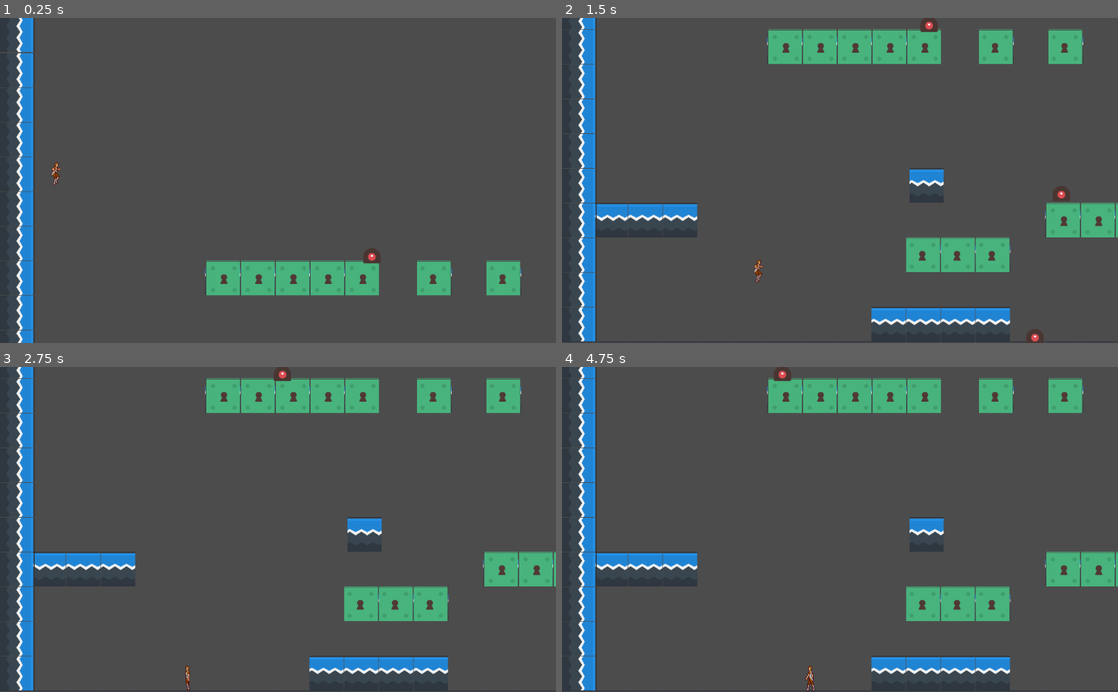
Above: before the commit, frames 1-4 (two rows, left to right).
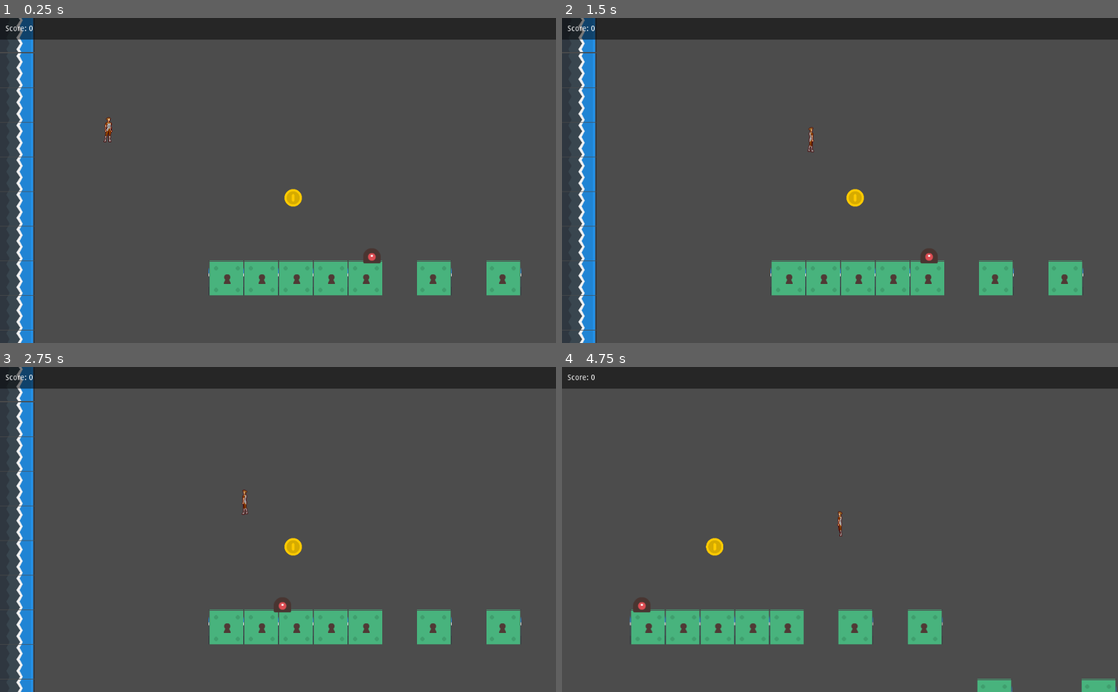
Above: after the commit, the same moments.

Repository: KFoster23/04-2D-Platformer
Game: Godot game, scene res://Levels/Level2.tscn
The game is run twice, just before and just after one commit, with the same random seed, the same clock (stepped at 60 frames per second) and the same inputs. This scene is started directly instead of the project's main scene.
Inputs:
- Up to frame 1 (0.25 s): no input
- Up to frame 2 (1.5 s): hold D (right) from 0.53 s (still down)
- Up to frame 3 (2.75 s): release D (right) at 2.03 s; hold A (left) from 2.03 s (still down)
- Up to frame 4 (4.75 s): release A (left) at 2.78 s; hold D (right) 2.78-4.28 s; hold A (left) from 4.28 s (still down)

The runs differ from the first frame. In frame 1, 7.4% of the frame differs, in the area x 0-100%, y 0-86%; in frame 2, 21%; in frame 3, 21%; in frame 4, 25%, in the area x 0-100%, y 0-100%.

Commit message:
Finished everything, waiting for professor's notes on how to fix floating player

Diff:
--- /dev/null
+++ b/Coins/Coin.gd
@@ -0,0 +1,19 @@
+extends Area2D
+
+export var score = 10
+
+func _save():
+	var save_dict = {
+		"filename" : get_filename(),
+		"parent" : get_parent().get_path(),
+		"pos_x" : position.x, # Vector2 is not supported by JSON
+		"pos_y" : position.y,
+		"score" : score
+	}
+	return save_dict
+
+
+func _on_Coin_body_entered(body):
+	if body.name == "Player":
+		Global.increase_score(score)
+		queue_free()
--- /dev/null
+++ b/Coins/Coin.tscn
@@ -0,0 +1,16 @@
+[gd_scene load_steps=3 format=2]
+
+[ext_resource path="res://Assets/coin_01.png" type="Texture" id=1]
+[ext_resource path="res://Coins/Coin.gd" type="Script" id=2]
+
+[node name="Coin" type="Area2D" groups=[
+"persist",
+]]
+script = ExtResource( 2 )
+
+[node name="Sprite" type="Sprite" parent="."]
+texture = ExtResource( 1 )
+
+[node name="CollisionPolygon2D" type="CollisionPolygon2D" parent="."]
+polygon = PoolVector2Array( 25, -63.3, 37, -58.3, 37, -57, 50, -47, 50, -44.8, 60, -33.8, 60, -31.6, 64, -24.2, 64, 24.1, 62.6, 30, 61.1, 30, 51.1, 46, 49.8, 46, 38.8, 57, 36.5, 57, 24.1, 64, -24.5, 64, -40, 56.2, -40, 54.9, -52, 44.9, -52, 42.8, -59, 35.8, -59, 33.5, -64, 24.2, -64, -23, -59.4, -35, -58, -35, -45, -52, -42.8, -52, -35.8, -59, -33.3, -59, -21.7, -64, 25, -64 )
+[connection signal="body_entered" from="." to="." method="_on_Coin_body_entered"]
--- a/Enemies/Enemy1.gd
+++ b/Enemies/Enemy1.gd
@@ -1,13 +1,16 @@
 extends KinematicBody2D
 
-var start_position = Vector2(4300,-100)
+var start_position =[
+	Vector2(4300,-100)
+	,Vector2(2300,-100)
+]
 var player = null
 var nav = null
 
 var speed = 100
 
 func _ready():
-	position = start_position
+	position = start_position[Global.save_data["level"] -1]
 
 func _physics_process(_delta):
 	if nav == null:
--- a/Global.gd
+++ b/Global.gd
@@ -1,6 +1,91 @@
 extends Node
 
 
+var save_data = {
+	"level": 1
+	,"score":0
+	,"timer":0
+}
+
+var levels = [
+	load("res://Levels/Level1.tscn")\
+	,load("res://Levels/Level2.tscn")
+]
+
+var save_file = "user://save.dat"
+var key = "pancake"
+
+func _ready():
+	pause_mode = Node.PAUSE_MODE_PROCESS
+
 func _unhandled_input(_event):
-	if Input.is_action_pressed("quit"):
-		get_tree().quit()
+	if Input.is_action_just_pressed("quit"):
+		var menu = get_node_or_null("/root/Game/UI/Menu")
+		if menu != null:
+			if not menu.visible:
+				menu.show()
+				get_tree().paused = true
+			else:
+				menu.hide()
+				get_tree().paused = false
+
+func increase_score(s):
+	save_data["score"] += s
+	var hud = get_node_or_null("/root/Game/UI/HUD")
+	if hud != null:
+		hud.update_score()
+
+
+
+func save_game():
+	var save_game = File.new()
+	save_game.open_encrypted_with_pass(save_file, File.WRITE, key)
+
+	var save_nodes = get_tree().get_nodes_in_group("Persist")
+	for node in save_nodes:
+		if node.filename.empty():
+			print("persistent node '%s' is not an instanced scene, skipped" % node.name)
+			continue
+		if !node.has_method("save"):
+			print("persistent node '%s' is missing a save() function, skipped" % node.name)
+			continue
+		var node_data = node.call("save")
+		save_game.store_line(to_json(node_data))
+	save_game.close()
+
+
+func load_data():
+	var save_game = File.new()
+	save_game.open_encrypted_with_pass(save_file, File.WRITE, key)
+
+	parse_json(save_game.get_line())
+	increase_score(0)
+
+	var save_nodes = get_tree().get_nodes_in_group("persist")
+	for node in save_nodes:
+		node.queue_free()
+
+	while save_game.get_position() < save_game.get_len():
+		var node_data = parse_json(save_game.get_line())
+
+		var new_object = load(node_data["filename"]).instance()
+		get_node(node_data["parent"]).add_child(new_object)
+		new_object.position = Vector2(node_data["pos_x"], node_data["pos_y"])
+		for i in node_data.keys():
+			if i == "filename" or i == "parent" or i == "pos_x" or i == "pos_y":
+				continue
+			new_object.set(i, node_data[i])
+	save_game.close()
+	get_tree().paused = false
+
+func load_game():
+	var save_game = File.new()
+	if not save_game.file_exists(save_file):
+		return
+
+	save_game.open_encrypted_with_pass(save_file, File.WRITE, key)
+	save_data = parse_json(save_game.get_line())
+	save_game.close()
+
+	var _scene = get_tree().change_scene_to(levels[save_data["level"]-1])
+	call_deferred("load_data")
--- /dev/null
+++ b/Levels/Door.gd
@@ -0,0 +1,11 @@
+extends Area2D
+
+
+func _ready():
+	pass
+
+
+func _on_Door_body_entered(_body):
+	if Global.save_data ["level"] == 1:
+		Global.save_data ["level"] = 2
+		var _s = get_tree().change_scene("res://Levels/Level2.tscn")
--- a/Levels/Level1.tscn
+++ b/Levels/Level1.tscn
@@ -1,10 +1,14 @@
-[gd_scene load_steps=20 format=2]
+[gd_scene load_steps=24 format=2]
 
 [ext_resource path="res://Assets/spritesheet_complete.png" type="Texture" id=1]
 [ext_resource path="res://Camera.gd" type="Script" id=2]
 [ext_resource path="res://Player/Player_Container.gd" type="Script" id=3]
 [ext_resource path="res://Enemies/Enemies.gd" type="Script" id=4]
 [ext_resource path="res://Enemies/Enemy2.tscn" type="PackedScene" id=5]
+[ext_resource path="res://Coins/Coin.tscn" type="PackedScene" id=6]
+[ext_resource path="res://UI/UI.tscn" type="PackedScene" id=7]
+[ext_resource path="res://Levels/Door.gd" type="Script" id=9]
+[ext_resource path="res://Assets/doorRed.png" type="Texture" id=10]
 
 [sub_resource type="NavigationPolygon" id=1]
 vertices = PoolVector2Array( 1280, 840, 4104, 816, 4152, 816, 4152, 880, 2616, 904, 1848, 704, 2496, 640, 2696, 640, 35 …(978 unchanged characters)…
@@ -226,3 +230,32 @@
 limit_right = 4365
 limit_bottom = 1027
 script = ExtResource( 2 )
+
+[node name="Door" type="Area2D" parent="."]
+position = Vector2( 3988, 551.801 )
+script = ExtResource( 9 )
+
+[node name="Sprite" type="Sprite" parent="Door"]
+position = Vector2( 10, 40 )
+texture = ExtResource( 10 )
+
+[node name="CollisionPolygon2D" type="CollisionPolygon2D" parent="Door"]
+position = Vector2( 10, 40 )
+polygon = PoolVector2Array( 32, 32, -32, 32, -32, -32, 32, -32 )
+
+[node name="Coins" type="Node2D" parent="."]
+
+[node name="Coin" parent="Coins" instance=ExtResource( 6 )]
+position = Vector2( 546.4, 391 )
+scale = Vector2( 0.25, 0.25 )
+
+[node name="Coin2" parent="Coins" instance=ExtResource( 6 )]
+position = Vector2( 2100, 480.6 )
+scale = Vector2( 0.25, 0.25 )
+
+[node name="Coin3" parent="Coins" instance=ExtResource( 6 )]
+position = Vector2( 1332, 728.6 )
+scale = Vector2( 0.25, 0.25 )
+
+[node name="UI" parent="." instance=ExtResource( 7 )]
+[connection signal="body_entered" from="Door" to="Door" method="_on_Door_body_entered"]
--- a/Levels/Level2.tscn
+++ b/Levels/Level2.tscn
@@ -1,54 +1,55 @@
-[gd_scene load_steps=21 format=2]
+[gd_scene load_steps=22 format=2]
 
 [ext_resource path="res://Enemies/Enemies.gd" type="Script" id=1]
 [ext_resource path="res://Player/Player_Container.gd" type="Script" id=2]
 [ext_resource path="res://Camera.gd" type="Script" id=3]
 [ext_resource path="res://Enemies/Enemy2.tscn" type="PackedScene" id=4]
 [ext_resource path="res://Assets/spritesheet_complete.png" type="Texture" id=5]
-[ext_resource path="res://Player/Player.tscn" type="PackedScene" id=6]
-
-[sub_resource type="NavigationPolygon" id=14]
+[ext_resource path="res://Coins/Coin.tscn" type="PackedScene" id=6]
+[ext_resource path="res://UI/UI.tscn" type="PackedScene" id=7]
+
+[sub_resource type="NavigationPolygon" id=1]
 vertices = PoolVector2Array( 1280, 840, 4104, 816, 4152, 816, 4152, 880, 2616, 904, 1848, 704, 2496, 640, 2696, 640, 35 …(978 unchanged characters)…
 polygons = [ PoolIntArray( 0, 1, 2, 3, 4 ), PoolIntArray( 5, 6, 7, 8, 9 ), PoolIntArray( 10, 11, 12, 13, 14 ), PoolIntA …(2069 unchanged characters)…
 outlines = [ PoolVector2Array( 56, 0, 56, 0, 56, 760, 248, 768, 256, 832, 64, 824, 64, 1008, 568, 1016, 568, 952, 840,  …(1349 unchanged characters)…
 
-[sub_resource type="OccluderPolygon2D" id=1]
-polygon = PoolVector2Array( 64, 64, 0, 64, 0, 0, 64, 0 )
-
-[sub_resource type="ConvexPolygonShape2D" id=2]
-points = PoolVector2Array( 64, 64, 0, 64, 0, 0, 64, 0 )
-
-[sub_resource type="OccluderPolygon2D" id=3]
+[sub_resource type="OccluderPolygon2D" id=2]
+polygon = PoolVector2Array( 64, 64, 0, 64, 0, 0, 64, 0 )
+
+[sub_resource type="ConvexPolygonShape2D" id=3]
+points = PoolVector2Array( 64, 64, 0, 64, 0, 0, 64, 0 )
+
+[sub_resource type="OccluderPolygon2D" id=4]
 polygon = PoolVector2Array( 0.655029, 64, 0.655029, 62.5415, 61.855, 1.34149, 63.055, 64 )
 
-[sub_resource type="ConvexPolygonShape2D" id=4]
+[sub_resource type="ConvexPolygonShape2D" id=5]
 points = PoolVector2Array( 0, 63.7415, 0, 62.5415, 64, 1.34149, 64, 62.5415 )
 
-[sub_resource type="OccluderPolygon2D" id=5]
-polygon = PoolVector2Array( 64, 64, 0, 64, 0, 0, 64, 0 )
-
-[sub_resource type="ConvexPolygonShape2D" id=6]
-points = PoolVector2Array( 64, 64, 0, 64, 0, 0, 64, 0 )
-
-[sub_resource type="OccluderPolygon2D" id=7]
-polygon = PoolVector2Array( 64, 64, 0, 64, 0, 0, 64, 0 )
-
-[sub_resource type="ConvexPolygonShape2D" id=8]
-points = PoolVector2Array( 64, 64, 0, 64, 0, 0, 64, 0 )
-
-[sub_resource type="OccluderPolygon2D" id=9]
-polygon = PoolVector2Array( 64, 64, 0, 64, 0, 0, 64, 0 )
-
-[sub_resource type="ConvexPolygonShape2D" id=10]
-points = PoolVector2Array( 64, 64, 0, 64, 0, 0, 64, 0 )
-
-[sub_resource type="OccluderPolygon2D" id=11]
+[sub_resource type="OccluderPolygon2D" id=6]
+polygon = PoolVector2Array( 64, 64, 0, 64, 0, 0, 64, 0 )
+
+[sub_resource type="ConvexPolygonShape2D" id=7]
+points = PoolVector2Array( 64, 64, 0, 64, 0, 0, 64, 0 )
+
+[sub_resource type="OccluderPolygon2D" id=8]
+polygon = PoolVector2Array( 64, 64, 0, 64, 0, 0, 64, 0 )
+
+[sub_resource type="ConvexPolygonShape2D" id=9]
+points = PoolVector2Array( 64, 64, 0, 64, 0, 0, 64, 0 )
+
+[sub_resource type="OccluderPolygon2D" id=10]
+polygon = PoolVector2Array( 64, 64, 0, 64, 0, 0, 64, 0 )
+
+[sub_resource type="ConvexPolygonShape2D" id=11]
+points = PoolVector2Array( 64, 64, 0, 64, 0, 0, 64, 0 )
+
+[sub_resource type="OccluderPolygon2D" id=12]
 polygon = PoolVector2Array( 0, 0, 0, 0, 64, 64, 0, 64 )
 
-[sub_resource type="ConvexPolygonShape2D" id=12]
+[sub_resource type="ConvexPolygonShape2D" id=13]
 points = PoolVector2Array( 0, 0, 0, 0, 64, 64, 0, 64 )
 
-[sub_resource type="TileSet" id=13]
+[sub_resource type="TileSet" id=14]
 0/name = "spritesheet_complete.png 0"
 0/texture = ExtResource( 5 )
 0/tex_offset = Vector2( 0, 0 )
@@ -187,28 +188,24 @@
 [node name="Navigation2D" type="Navigation2D" parent="."]
 
 [node name="NavigationPolygonInstance" type="NavigationPolygonInstance" parent="Navigation2D"]
-navpoly = SubResource( 14 )
+navpoly = SubResource( 1 )
 
 [node name="Ground" type="TileMap" parent="."]
-position = Vector2( -6, 0 )
-tile_set = SubResource( 13 )
+tile_set = SubResource( 14 )
 collision_layer = 3
+collision_mask = 0
 format = 1
-tile_data = PoolIntArray( -65536, -536870909, 0, -65468, -10 …(1275 unchanged characters)… 536870916, 0, 852020, 536870916, 0, 852036, -2147483645, 0, 917504, -1610612733, 0, 917544, 536870917, 0, 917545, 5, 0, 917550, 536870916, 0, 917571, 536870917, 0, 917572, -2147483645, 0, 983040, -1610612733, 0, 983049, 536870915, 0, 983050, 536870915, 0, 983051, 536870915, 0, 983052, 536870915, 0, 983064, 536870917, 0, 983079, 536870917, 0, 983082, 5, 0, 983090, 3, 0, 983106, 536870917, 0, 983108, -2147 …(1590 unchanged characters)…
+tile_data = PoolIntArray( -65536, -536870909, 0, -65468, -10 …(1275 unchanged characters)… 536870916, 0, 852020, 536870916, 0, 852025, 0, 0, 852036, -2147483645, 0, 917504, -1610612733, 0, 917544, 536870917, 0, 917545, 5, 0, 917550, 536870916, 0, 917561, 0, 0, 917562, 536870913, 0, 917571, 536870917, 0, 917572, -2147483645, 0, 983040, -1610612733, 0, 983049, 536870915, 0, 983050, 536870915, 0, 983051, 536870915, 0, 983052, 536870915, 0, 983064, 536870917, 0, 983068, 0, 0, 983069, 0, 0, 983070, 0, 0, 983079, 536870917, 0, 983082, 5, 0, 983090, 3, 0, 983096, 0, 0, 983097, 0, 0, 983099, 536870913, 0, 983101, 0, 0, 983106, 536870917, 0, 983108, -2147 …(1590 unchanged characters)…
 
 [node name="Platform" type="TileMap" parent="."]
-tile_set = SubResource( 13 )
+tile_set = SubResource( 14 )
 collision_layer = 3
+collision_mask = 0
 format = 1
 tile_data = PoolIntArray( -65536, -536870909, 0, 0, -536870909, 0, 65536, -1610612733, 0, 131072, -1610612733, 0, 19660 …(681 unchanged characters)…
 
 [node name="Player_Container" type="Node2D" parent="."]
 script = ExtResource( 2 )
-
-[node name="Player" parent="Player_Container" instance=ExtResource( 6 )]
-collision_layer = 1
-collision/safe_margin = 0.001
-gravity = Vector2( 0, 30 )
 
 [node name="Enemies" type="Node2D" parent="."]
 script = ExtResource( 1 )
@@ -220,7 +217,7 @@
 constraint_left = Vector2( 851, 1015 )
 constraint_right = Vector2( 1519, 1015 )
 
-[node name="Enemy4" parent="Enemies" instance=ExtResource( 4 )]
+[node name="=" parent="Enemies" instance=ExtResource( 4 )]
 position = Vector2( 685, 439 )
 constraint_left = Vector2( 391, 439 )
 constraint_right = Vector2( 685, 439 )
@@ -232,3 +229,23 @@
 limit_right = 4365
 limit_bottom = 1027
 script = ExtResource( 3 )
+
+[node name="Coins" type="Node2D" parent="."]
+
+[node name="Coin" parent="Coins" instance=ExtResource( 6 )]
+position = Vector2( 2232, 980 )
+scale = Vector2( 0.25, 0.25 )
+
+[node name="Coin2" parent="Coins" instance=ExtResource( 6 )]
+position = Vector2( 2660, 500 )
+scale = Vector2( 0.25, 0.25 )
+
+[node name="Coin3" parent="Coins" instance=ExtResource( 6 )]
+position = Vector2( 3860, 984 )
+scale = Vector2( 0.25, 0.25 )
+
+[node name="Coin4" parent="Coins" instance=ExtResource( 6 )]
+position = Vector2( 540, 332 )
+scale = Vector2( 0.25, 0.25 )
+
+[node name="UI" parent="." instance=ExtResource( 7 )]
--- a/Player/Player.tscn
+++ b/Player/Player.tscn
@@ -108,7 +108,7 @@
 
 [node name="Player" type="KinematicBody2D"]
 position = Vector2( 100, 200 )
-collision_layer = 2147483649
+collision_layer = 2147483651
 script = ExtResource( 9 )
 
 [node name="CollisionShape2D" type="CollisionShape2D" parent="."]
--- a/Player/Player_Container.gd
+++ b/Player/Player_Container.gd
@@ -1,12 +1,11 @@
 extends Node2D
 
-export var spawn_location = Vector2(100,300)
 onready var Player = load("res://Player/Player.tscn")
-
+var initial_position = Vector2(200,200)
 
 func _process(_delta):
 	if not has_node("Player"):
 		var player = Player.instance()
-		player.position = spawn_location
+		player.position = initial_position
 		player.name = "Player"
 		add_child(player)
--- /dev/null
+++ b/UI/HUD.gd
@@ -0,0 +1,9 @@
+extends Control
+
+
+func _ready():
+	update_score()
+
+
+func update_score():
+	$Score.text = "Score: " + str(Global.save_data ["score"])
--- /dev/null
+++ b/UI/Menu.gd
@@ -0,0 +1,15 @@
+extends Control
+
+
+func _ready():
+	pass
+
+
+func _on_Save_pressed():
+	Global.save_game()
+
+func _on_Load_pressed():
+	Global.load_game()
+
+func _on_Quit_pressed():
+	get_tree().quit()
--- /dev/null
+++ b/UI/UI.tscn
@@ -0,0 +1,26 @@
+[gd_scene load_steps=2 format=2]
+
+[ext_resource path="res://UI/HUD.gd" type="Script" id=1]
+
+[node name="UI" type="CanvasLayer"]
+
+[node name="HUD" type="Control" parent="."]
+pause_mode = 2
+margin_right = 40.0
+margin_bottom = 40.0
+script = ExtResource( 1 )
+__meta__ = {
+"_edit_use_anchors_": false
+}
+
+[node name="Background" type="ColorRect" parent="HUD"]
+margin_right = 1024.0
+margin_bottom = 40.0
+color = Color( 0, 0, 0, 0.501961 )
+
+[node name="Score" type="Label" parent="HUD"]
+margin_left = 10.0
+margin_right = 512.0
+margin_bottom = 40.0
+text = "Score: "
+valign = 1
Binary file added: Assets/doorRed.png
Not shown: 6 places in Levels/Level2.tscn that only renumber resources
